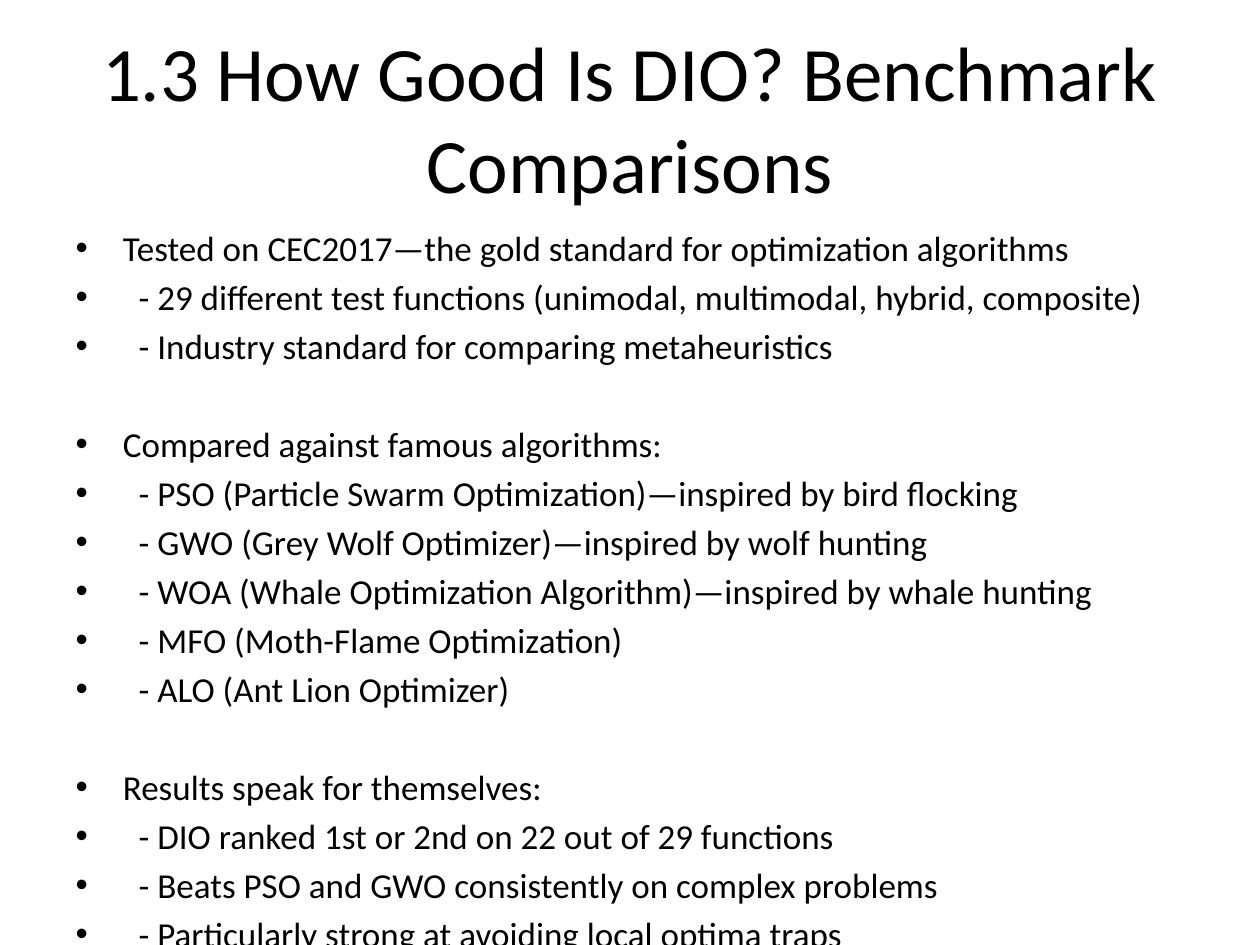
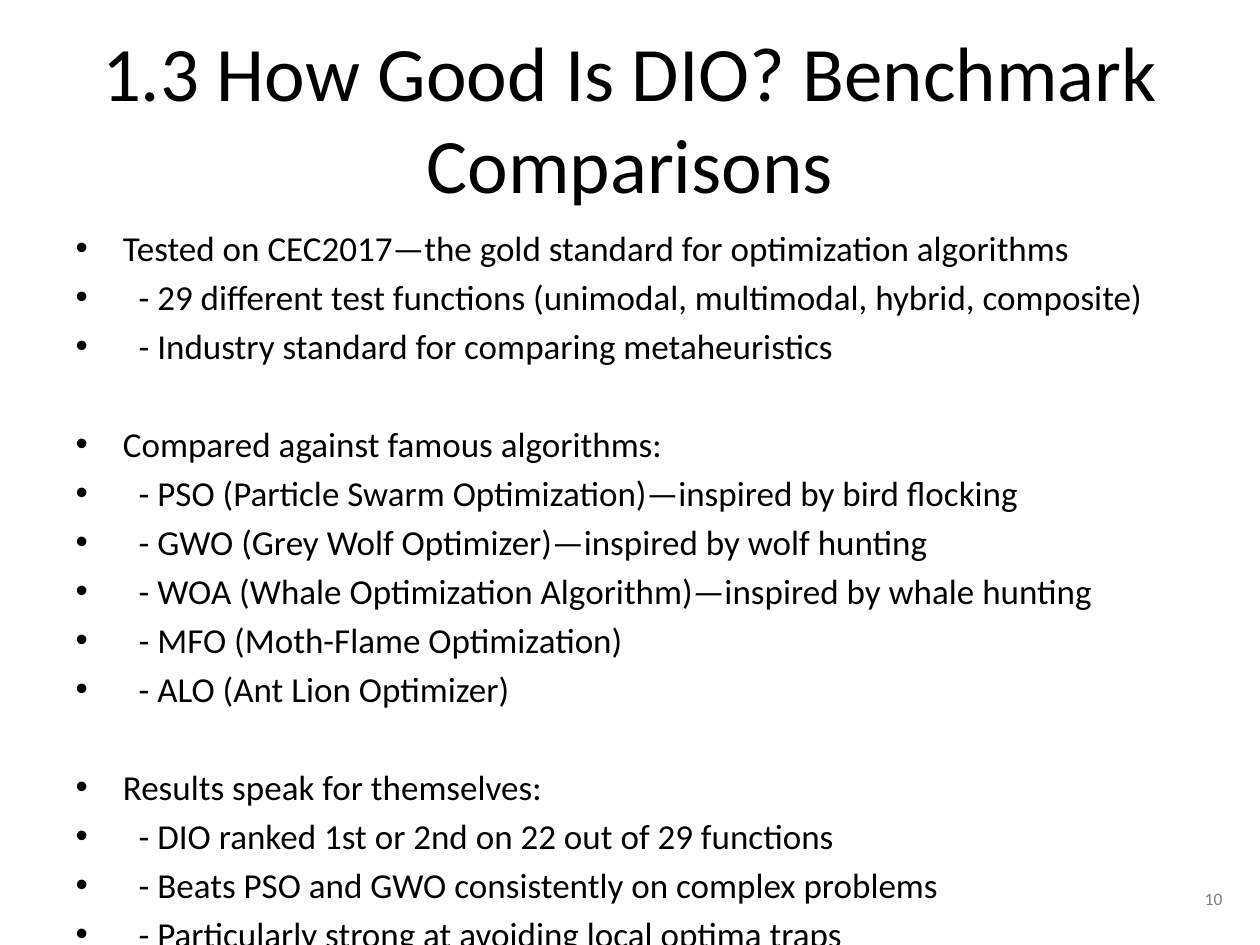
Before and after one commit to amine-dubs/dio-optimization, a slide deck: slide 10 of Presentation/DIO_Research_Presentation_v2.pptx. Drawn at 1260x945 pixels with LibreOffice and Linux fonts; fonts in the diff are those of the drawing. Boxes give left, top, right and bottom in pixels: in the first picture for what was removed or moved away, otherwise in the second. Text is boxed around its words. In the diff, an @@ line names an element or a change of style, - is before the commit and + after.

```diff
--- a/Presentation/DIO_Research_Presentation_v2.pptx
+++ b/Presentation/DIO_Research_Presentation_v2.pptx
@@ text added at [1205, 893, 1223, 905], 10 pt, text #808080 @@
+10
```
Also in this commit, not shown: 31 other slides changed, 7 other files.
